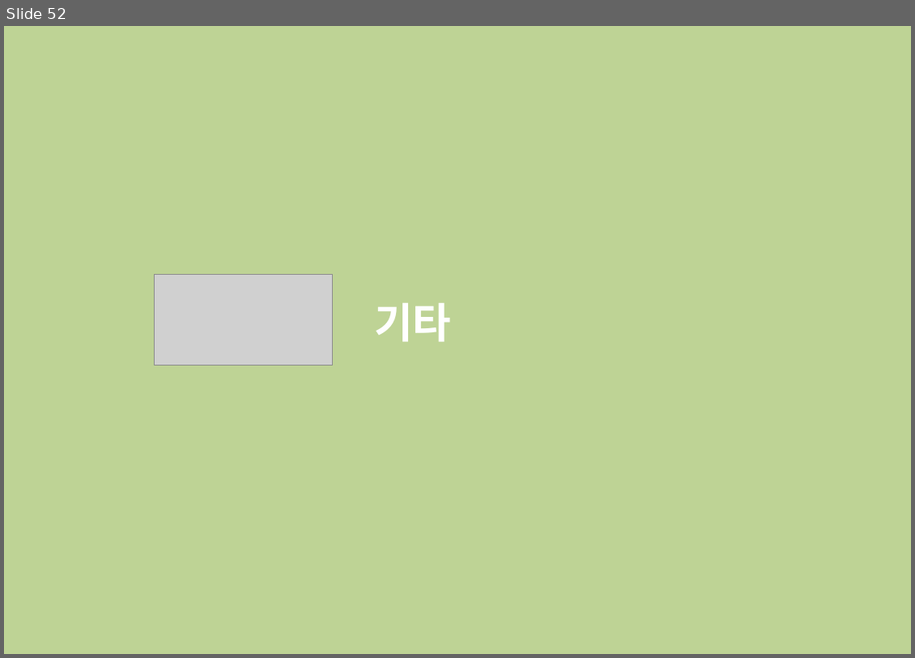
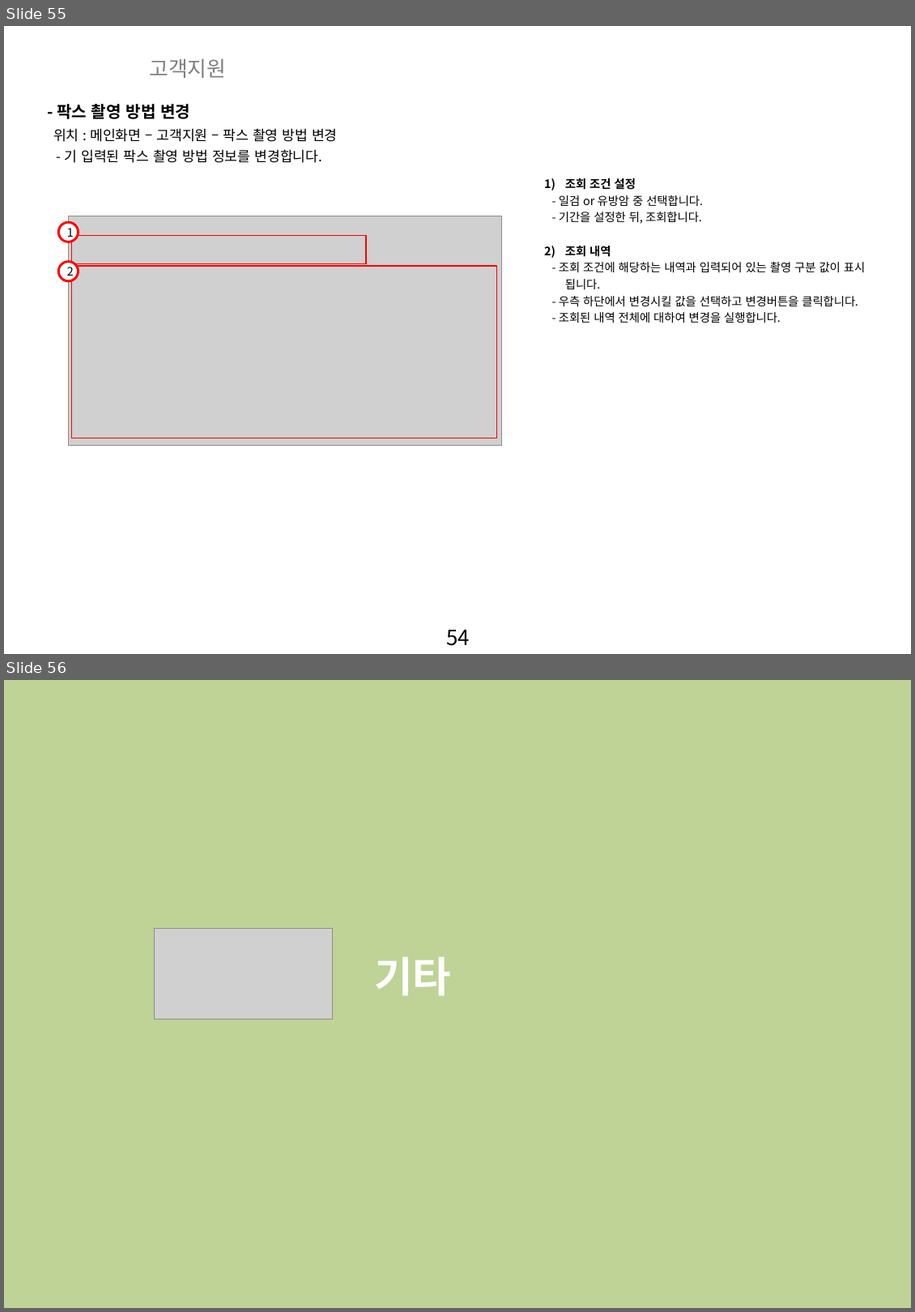
Before and after one commit to zooxop/ailiss_manual, a slide deck: manual/앨리스_매뉴얼_작업중.pptx. Shown one above the other, each under a label of ours: slide 52 before the commit, slides 55 and 56 after it. The pictures are 915x658 and 915x1312 pixels, drawn with LibreOffice and Linux fonts; fonts in the diff are those of the drawing; grey boxes stand for pictures; background and template pictures are left out. Boxes give left, top, right and bottom in pixels: in the first picture for what was removed or moved away, otherwise in the second. Text is boxed around its words. In the diff, an @@ line names an element or a change of style, - is before the commit and + after.

Commit message:
SMS랑 원격만 하면 고객지원 끝

```diff
--- a/manual/앨리스_매뉴얼_작업중.pptx
+++ b/manual/앨리스_매뉴얼_작업중.pptx
@@ slide 55 added at (4,26,911,654), background picture (left out); not listed: 1 template element that a slide beside it also shows @@
@@ text added at (149,58,226,78), 18 pt, text #808080 @@
+고객지원
@@ text added at (57,104,190,119), 14 pt, text #000000, bold @@
+- 팍스 촬영 방법 변경
@@ text added at (53,128,338,142), 12 pt, text #000000 @@
+위치 : 메인화면 – 고객지원 – 팍스 촬영 방법 변경
@@ text added at (65,149,322,163), 12 pt, text #000000 @@
+- 기 입력된 팍스 촬영 방법 정보를 변경합니다.
@@ text added at (559,178,865,322), 10 pt, text #000000 @@
+1) 조회 조건 설정
+- 일검 or 유방암 중 선택합니다.
+- 기간을 설정한 뒤, 조회합니다.
+2) 조회 내역
+- 조회 조건에 해당하는 내역과 입력되어 있는 촬영 구분 값이 표시
+됩니다.
+- 우측 하단에서 변경시킬 값을 선택하고 변경버튼을 클릭합니다.
+- 조회된 내역 전체에 대하여 변경을 실행합니다.
@@ picture added at (69,216,502,446) @@
@@ ellipse added at (58,222,78,241), fill #FFFFFF, outline #FF0000 2 pt, 10 pt, text #000000 @@
+1
@@ rectangle added at (72,236,367,264), outline #FF0000 1 pt @@
@@ ellipse added at (58,262,78,280), fill #FFFFFF, outline #FF0000 2 pt, 10 pt, text #000000 @@
+2
@@ rectangle added at (72,267,497,439), outline #FF0000 1 pt @@
@@ what was slide 52 is now slide 56 @@
```
Also in this commit, not shown: 1 slide changed, 3 other slides added.
